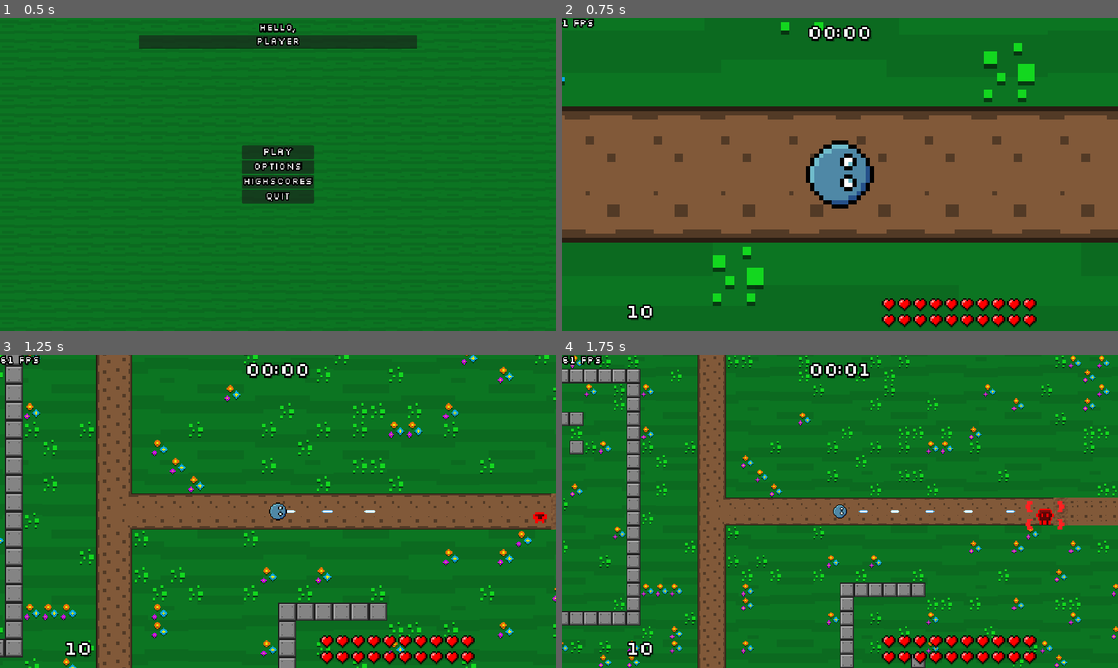
Above: before the commit, frames 1-4 (two rows, left to right).
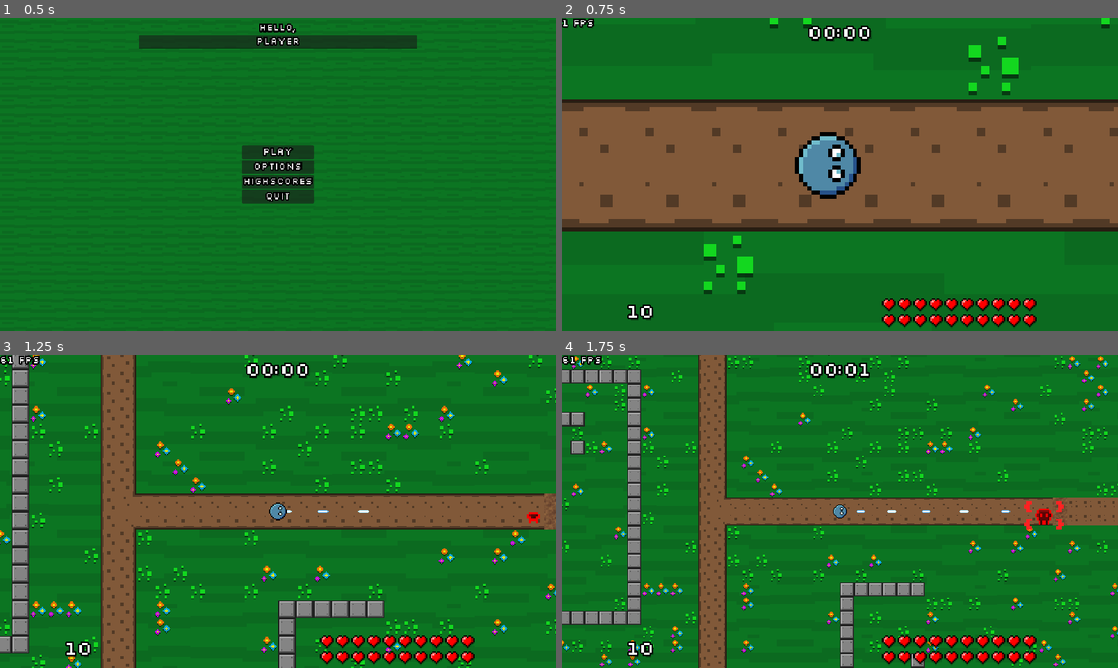
Above: after the commit, the same moments.

Repository: veprogames/top-down-incremental
Game: Godot game, scene res://main_menu/main_menu.tscn
Same seed, same stepped clock (60 frames per second), same inputs: the game is played once before the commit and once after it.
Inputs (mouse positions are in pixels of both pictures, inside the frame that each line leads up to):
- Up to frame 1 (0.5 s): no input
- Up to frame 2 (0.75 s): click "Play" at 0.5 s
- Up to frame 3 (1.25 s): no input
- Up to frame 4 (1.75 s): move the mouse to (867, 511) at 1.27 s

Frame 1 is identical in both runs. In frame 2, 20% of the frame differs, in the area x 0-100%, y 0-92%; in frame 3, 14%; in frame 4, 5.6%.

Commit message:
reduce physics fps to 60 max, add sensitivity setting, adjust raycast logic, smooth camera

Diff:
--- a/bullet/player/bullet_player.gd
+++ b/bullet/player/bullet_player.gd
@@ -14,7 +14,7 @@
 const SPEED_MULTIPLIER_ACCELERATION: float = 1.0
 var speed_multiplier: float = SPEED_MULTIPLIER_BASE
 
-var physics_frame: int = 0
+var raycast_timer: float = 0.0
 
 
 func _process(_delta: float) -> void:
@@ -26,11 +26,13 @@
 func _physics_process(delta: float) -> void:
 	super._physics_process(delta)
 
-	physics_frame += 1
+	raycast_timer += delta
 
 	var motion: Vector2 = get_velocity() * delta
 
-	if physics_frame % 8 == 0:
+	if raycast_timer > 0.03:
+		raycast_timer = 0.0
+
 		# bounce on walls
 		var ray_cast_result: Utils.RayCastResult = Utils.cast_ray(self, motion.normalized() * 8, 0b100)
 		if ray_cast_result:
--- a/enemy/enemy.gd
+++ b/enemy/enemy.gd
@@ -19,7 +19,7 @@
 var knockback_velocity: Vector2 = Vector2.ZERO
 const KNOCKBACK_FRICTION: float = 2
 
-var physics_frame: int = 0
+var raycast_timer: float = 0.0
 
 func _ready() -> void:
 	assert(is_instance_valid(level))
@@ -41,7 +41,7 @@
 
 
 func _physics_process(delta: float) -> void:
-	physics_frame += 1
+	raycast_timer += delta
 
 	velocity = Vector2.ZERO
 
@@ -60,7 +60,9 @@
 
 	knockback_velocity = knockback_velocity.lerp(Vector2.ZERO, delta * KNOCKBACK_FRICTION)
 
-	if physics_frame % 8 == 0:
+	if raycast_timer > 0.03:
+		raycast_timer = 0.0
+
 		# check collision with walls
 		# can rarely glitch out on concave edges
 		var distance: float = sprite.texture.get_width() / 2.0
--- a/global/game_settings.gd
+++ b/global/game_settings.gd
@@ -11,10 +11,13 @@
 ## 0 = low, 1 = high
 var physics_mode: int : set = set_physics_mode
 
+var sensitivity: float = 0.5
+
 func _init() -> void:
 	config.load(CONFIG_PATH)
 
 	physics_mode = config.get_value("Game", "physics", PHYSICS_HIGH)
+	sensitivity = config.get_value("Game", "sensitivity", 0.5)
 
 
 func save() -> void:
@@ -23,9 +26,9 @@
 
 func apply() -> void:
 	if physics_mode == PHYSICS_HIGH:
-		Engine.physics_ticks_per_second = 240
+		Engine.physics_ticks_per_second = 60
 	else:
-		Engine.physics_ticks_per_second = 60
+		Engine.physics_ticks_per_second = 30
 
 
 func set_physics_mode(mode: int) -> void:
@@ -33,3 +36,8 @@
 
 	physics_mode = mode
 	config.set_value("Game", "physics", mode)
+
+
+func set_sensitivity(s: float) -> void:
+	sensitivity = s
+	config.set_value("Game", "sensitivity", s)
--- a/level/level.gd
+++ b/level/level.gd
@@ -41,10 +41,15 @@
 
 
 func cleanup() -> void:
-	if enemies.get_child_count() > 256:
-		enemies.get_child(0).queue_free()
-	if gems.get_child_count() > 1024:
-		for i: int in 16:
+	var enemies_: int = enemies.get_child_count()
+	if enemies_ > 256:
+		for i: int in enemies_ - 256:
+			enemies.get_child(0).queue_free()
+
+	var gems_: int = gems.get_child_count()
+	if gems_ > 1024:
+		@warning_ignore("integer_division") # desired
+		for i: int in (gems_ - 1024) / 8:
 			gems.get_child(i).queue_free()
 
 
--- a/player/player.gd
+++ b/player/player.gd
@@ -46,7 +46,7 @@
 
 
 func _physics_process(delta: float) -> void:
-	velocity = move_velocity + secondary_velocity
+	velocity = move_velocity * Game.settings.sensitivity + secondary_velocity
 	move_velocity = Vector2.ZERO
 
 	var additional_firerate: float = 0.02 * velocity.length()
--- a/player/player_camera.gd
+++ b/player/player_camera.gd
@@ -15,7 +15,7 @@
 	zoom = BASE_ZOOM * 10
 
 
-func _physics_process(delta: float) -> void:
+func _process(delta: float) -> void:
 	if is_instance_valid(player):
 		position = player.global_position
 
--- a/player/player_camera.tscn
+++ b/player/player_camera.tscn
@@ -3,5 +3,7 @@
 [ext_resource type="Script" path="res://player/player_camera.gd" id="1_iil87"]
 
 [node name="PlayerCamera" type="Camera2D"]
-process_callback = 0
+physics_interpolation_mode = 2
+position_smoothing_enabled = true
+position_smoothing_speed = 25.0
 script = ExtResource("1_iil87")
--- a/project.godot
+++ b/project.godot
@@ -13,7 +13,6 @@
 config/name="Top Down Incremental"
 run/main_scene="res://main_menu/main_menu.tscn"
 config/features=PackedStringArray("4.3", "Mobile")
-run/max_fps=240
 config/icon="res://icon.svg"
 
 [autoload]
@@ -66,9 +65,9 @@
 
 [physics]
 
-common/physics_ticks_per_second=240
 common/physics_jitter_fix=1.0
 2d/solver/solver_iterations=4
+common/physics_interpolation=true
 common/enable_object_picking=false
 
 [rendering]
--- a/ui/options_menu.gd
+++ b/ui/options_menu.gd
@@ -3,8 +3,11 @@
 
 static var Scene: PackedScene = preload("res://ui/options_menu.tscn")
 
+@onready var h_slider_sensitivity: HSlider = $MarginContainer/VBoxContainer/HBoxContainer2/HSliderSensitivity
 
 func _ready() -> void:
+	h_slider_sensitivity.value = Game.settings.sensitivity
+
 	scale = Vector2.ZERO
 	var tween: Tween = create_tween()
 	tween.tween_property(self, ^"scale", Vector2.ONE, 0.5) \
@@ -35,3 +38,7 @@
 
 static func create() -> OptionsMenu:
 	return Scene.instantiate() as OptionsMenu
+
+
+func _on_h_slider_sensitivity_value_changed(value: float) -> void:
+	Game.settings.sensitivity = value
--- a/ui/options_menu.tscn
+++ b/ui/options_menu.tscn
@@ -55,6 +55,24 @@
 layout_mode = 2
 text = "High"
 
+[node name="HBoxContainer2" type="HBoxContainer" parent="MarginContainer/VBoxContainer"]
+layout_mode = 2
+
+[node name="Sensitivity" type="Label" parent="MarginContainer/VBoxContainer/HBoxContainer2"]
+layout_mode = 2
+text = "Sensitivity
+"
+
+[node name="Spacer2" type="Control" parent="MarginContainer/VBoxContainer/HBoxContainer2"]
+layout_mode = 2
+size_flags_horizontal = 3
+
+[node name="HSliderSensitivity" type="HSlider" parent="MarginContainer/VBoxContainer/HBoxContainer2"]
+custom_minimum_size = Vector2(256, 0)
+layout_mode = 2
+max_value = 1.0
+step = 0.01
+
 [node name="Spacer" type="Control" parent="MarginContainer/VBoxContainer"]
 layout_mode = 2
 size_flags_vertical = 3
@@ -66,4 +84,5 @@
 
 [connection signal="pressed" from="MarginContainer/VBoxContainer/HBoxContainer/ButtonPhysicsLow" to="." method="_on_button_physics_low_pressed"]
 [connection signal="pressed" from="MarginContainer/VBoxContainer/HBoxContainer/ButtonPhysicsHigh" to="." method="_on_button_physics_high_pressed"]
+[connection signal="value_changed" from="MarginContainer/VBoxContainer/HBoxContainer2/HSliderSensitivity" to="." method="_on_h_slider_sensitivity_value_changed"]
 [connection signal="pressed" from="MarginContainer/VBoxContainer/ButtonClose" to="." method="_on_button_close_pressed"]
